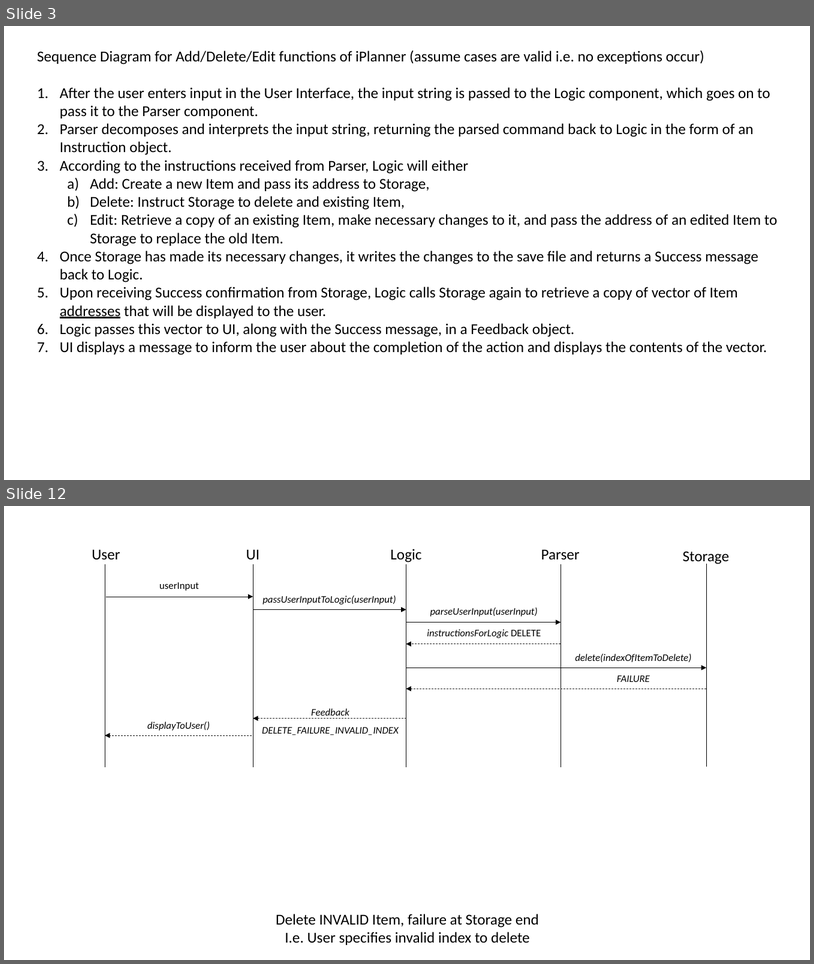
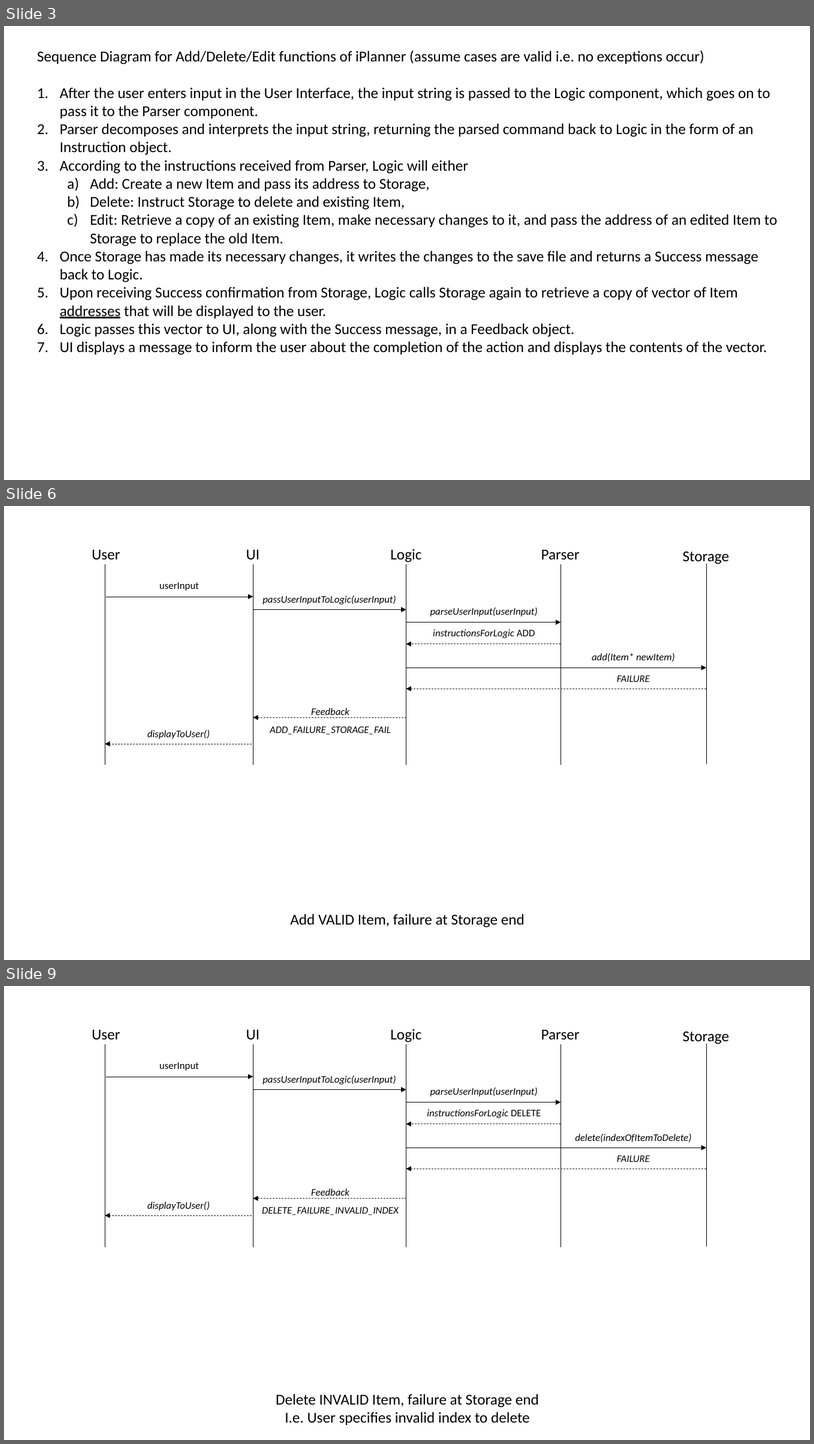
Before and after one commit to cs2103jan2015-f10-2c/main, a slide deck: iPlanner Documentation/[V0.5]/Sequence Diagrams.pptx. Shown one above the other, each under a label of ours: slides 3 and 12 before the commit, slides 3, 6 and 9 after it; the slides between them are not shown. The pictures are 814x964 and 814x1444 pixels, drawn with LibreOffice and Linux fonts; fonts in the diff are those of the drawing. Boxes give left, top, right and bottom in pixels: in the first picture for what was removed or moved away, otherwise in the second. Text is boxed around its words. In the diff, an @@ line names an element or a change of style, - is before the commit and + after.

```diff
--- a/iPlanner Documentation/[V0.5]/Sequence Diagrams.pptx
+++ b/iPlanner Documentation/[V0.5]/Sequence Diagrams.pptx
@@ slide 6 added at (4, 506, 810, 960), background #FFFFFF @@
@@ text added at (92, 549, 120, 560), 18 pt, text #000000 @@
+User
@@ text added at (246, 549, 260, 560), 18 pt, text #000000 @@
+UI
@@ text added at (390, 549, 422, 562), 18 pt, text #000000 @@
+Logic
@@ text added at (542, 549, 580, 560), 18 pt, text #000000 @@
+Parser
@@ text added at (683, 551, 730, 565), 18 pt, text #000000 @@
+Storage
@@ group added at (105, 564, 707, 765): 5 lines @@
@@ text added at (159, 582, 199, 591), 12 pt, text #000000 @@
+userInput
@@ text added at (263, 595, 396, 604), 12 pt, text #000000, italic @@
+passUserInputToLogic(userInput)
@@ arrow added from (106, 597) to (253, 597), #000000 0.5 pt @@
@@ arrow added from (253, 609) to (406, 609), #000000 0.5 pt @@
@@ text added at (431, 607, 538, 616), 12 pt, text #000000, italic @@
+parseUserInput(userInput)
@@ arrow added from (406, 622) to (561, 622), #000000 0.5 pt @@
@@ text added at (433, 629, 535, 638), 12 pt, text #000000, italic @@
+instructionsForLogic ADD
@@ arrow added from (561, 644) to (406, 644), #000000 0.5 pt dashed @@
@@ arrow added from (406, 667) to (707, 667), #000000 0.5 pt @@
@@ text added at (592, 653, 675, 661), 12 pt, text #000000, italic @@
+add(Item* newItem)
@@ text added at (617, 675, 650, 682), 12 pt, text #000000, italic @@
+FAILURE
@@ arrow added from (707, 688) to (406, 688), #000000 0.5 pt dashed @@
@@ arrow added from (406, 717) to (253, 717), #000000 0.5 pt dashed @@
@@ text added at (270, 708, 391, 735), 12 pt, text #000000, italic @@
+Feedback ADD_FAILURE_STORAGE_FAIL
@@ text added at (147, 730, 210, 739), 12 pt, text #000000, italic @@
+displayToUser()
@@ arrow added from (252, 744) to (105, 744), #000000 0.5 pt dashed @@
@@ text added at (290, 913, 525, 927), 18 pt, text #000000 @@
+Add VALID Item, failure at Storage end
@@ what was slide 12 is now slide 9 @@
```
Also in this commit, not shown: 2 slides changed, 2 other slides added, 6 slides removed, 11 other files.
